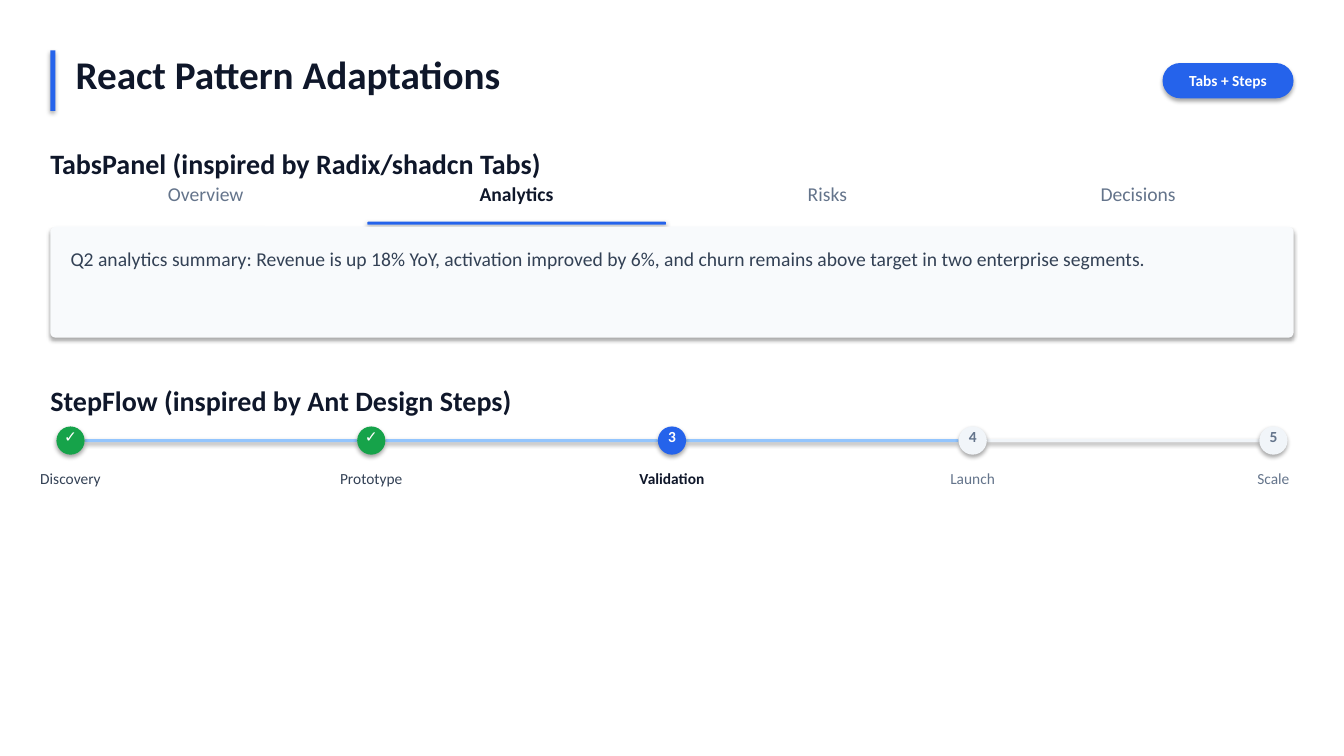
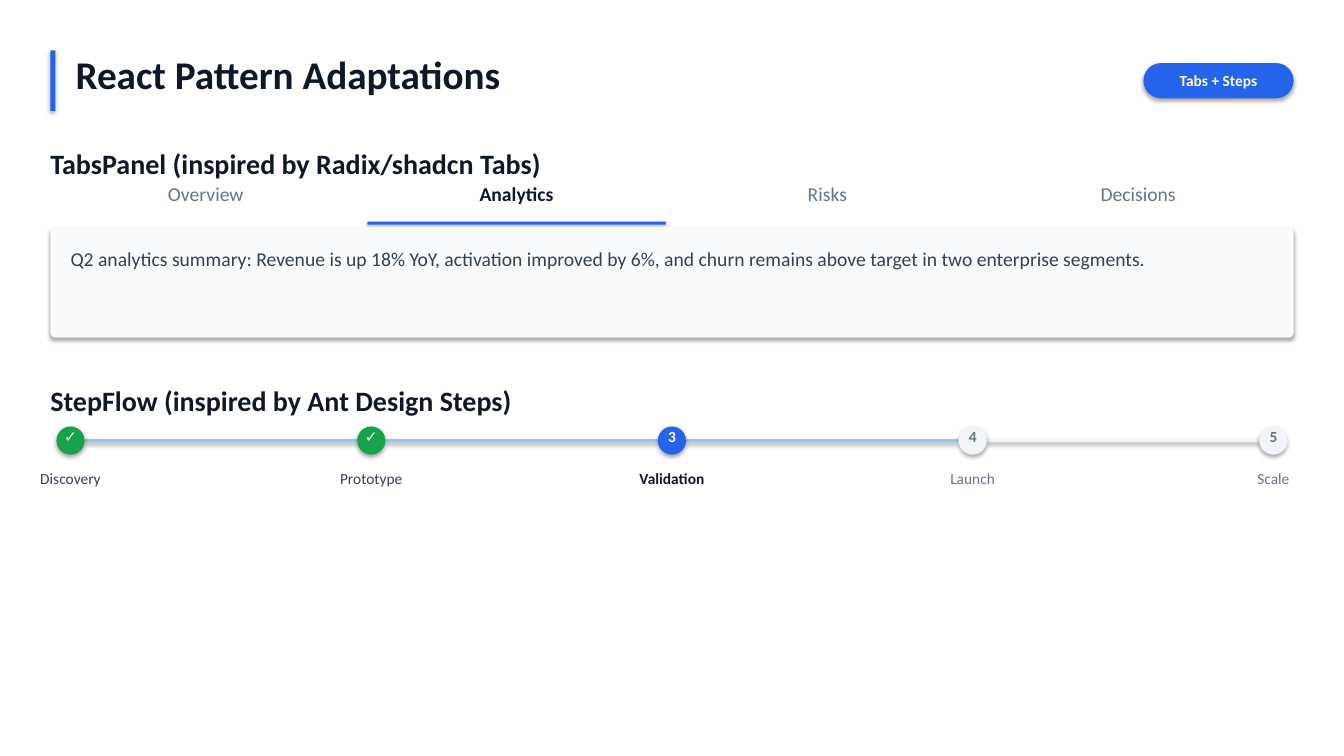
Before and after one commit to lhuasheng/PowerpointComponents, a slide deck: slide 9 of examples/demo_light.pptx. Drawn at 1344x756 pixels with LibreOffice and Linux fonts; fonts in the diff are those of the drawing. Boxes give left, top, right and bottom in pixels: in the first picture for what was removed or moved away, otherwise in the second. Text is boxed around its words. In the diff, an @@ line names an element or a change of style, - is before the commit and + after.

```diff
--- a/examples/demo_light.pptx
+++ b/examples/demo_light.pptx
@@ rounded rectangle "Tabs + Steps" resized from (x1=1163, y1=63, x2=1294, y2=98) to (x1=1143, y1=63, x2=1294, y2=98) @@
```
Also in this commit, not shown: 3 other slides changed, 3 other files.
